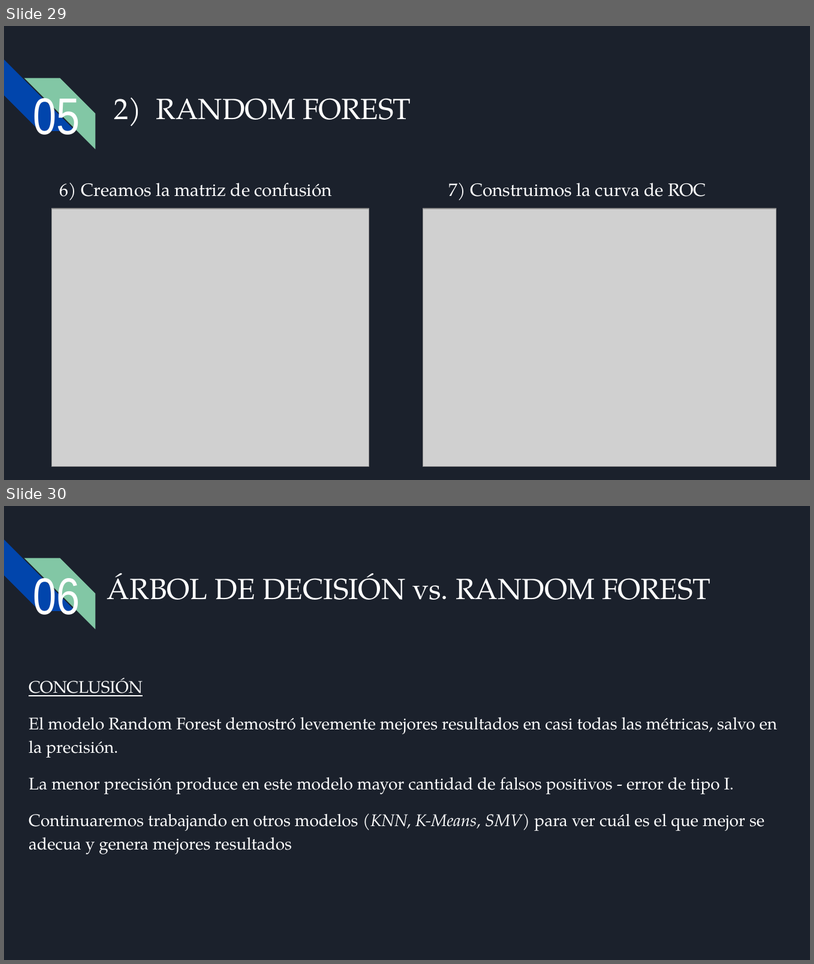
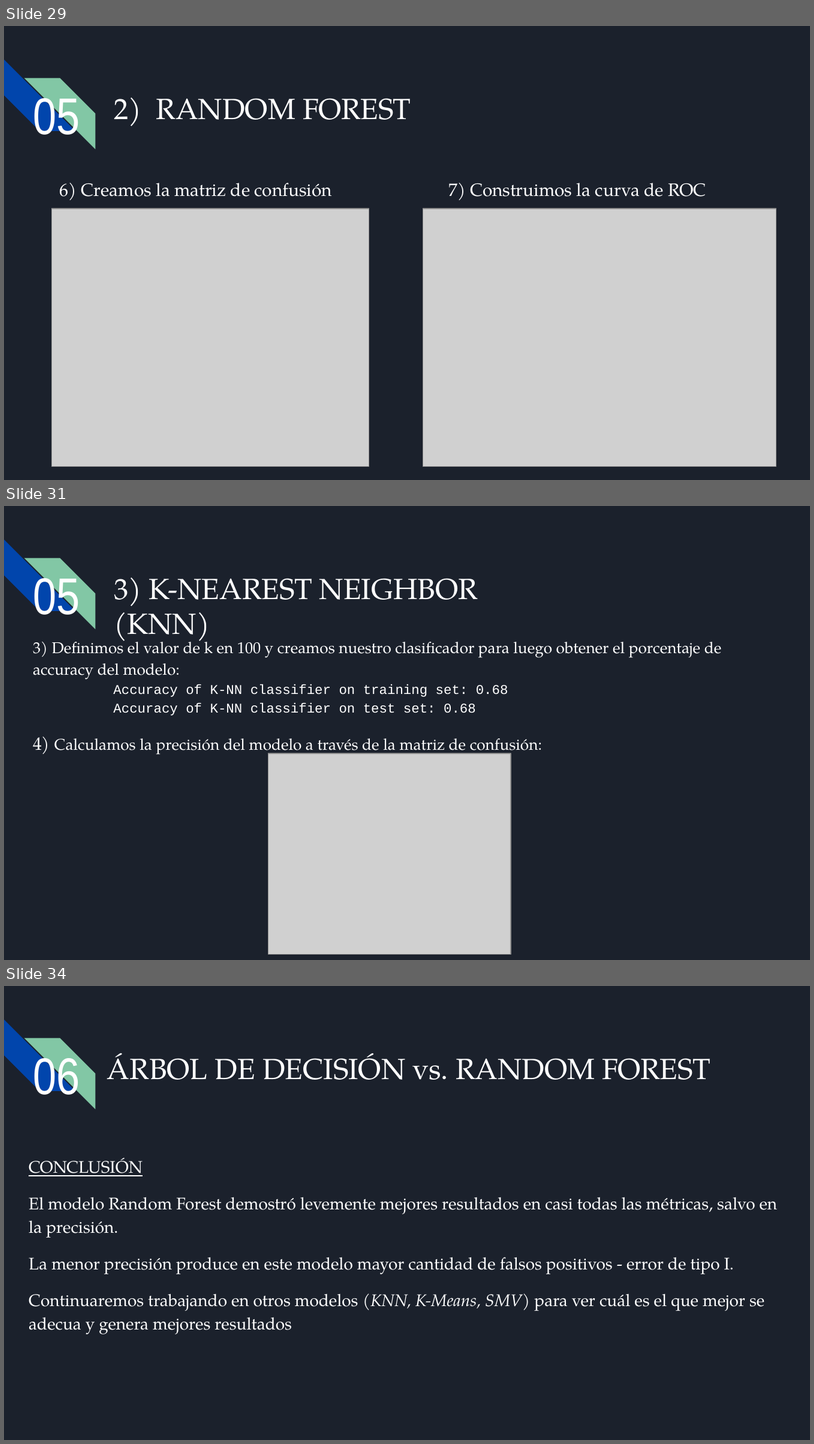
Before and after one commit to Alejo3107/PROYECTO_CH_DS, a slide deck: Presentación ejecutiva.pptx. Shown one above the other, each under a label of ours: slides 29 and 30 before the commit, slides 29, 31 and 34 after it; the slides between them are not shown. The pictures are 814x964 and 814x1444 pixels, drawn with LibreOffice and Linux fonts; fonts in the diff are those of the drawing; grey boxes stand for pictures; background and template pictures are left out. Boxes give left, top, right and bottom in pixels: in the first picture for what was removed or moved away, otherwise in the second. Text is boxed around its words. In the diff, an @@ line names an element or a change of style, - is before the commit and + after.

```diff
--- a/Presentación ejecutiva.pptx
+++ b/Presentación ejecutiva.pptx
@@ slide 31 added at (x1=4, y1=506, x2=810, y2=960), background picture (left out); not listed: 2 template elements that a slide beside it also shows @@
@@ title added at (x1=33, y1=573, x2=80, y2=624), 46 pt, text #FFFFFF @@
+05
@@ title added at (x1=114, y1=577, x2=478, y2=645), 26 pt, text #FFFFFF @@
+3) K-NEAREST NEIGHBOR (KNN)
@@ text added at (x1=33, y1=637, x2=722, y2=756), 14 pt, text #FFFFFF @@
+3) Definimos el valor de k en 100 y creamos nuestro clasificador para luego obtener el porcentaje de accuracy del modelo:
+Accuracy of K-NN classifier on training set: 0.68
+Accuracy of K-NN classifier on test set: 0.68
+4) Calculamos la precisión del modelo a través de la matriz de confusión:
@@ picture added at (x1=269, y1=753, x2=511, y2=954) @@
@@ what was slide 30 is now slide 34 @@
```
Also in this commit, not shown: 6 slides changed, 3 other slides added.
